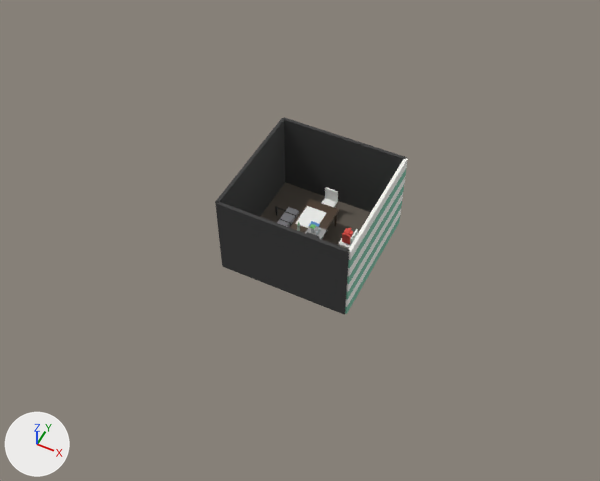
Two versions of the Blender file blend/scene0671_01.blend, one commit apart.
Before and after are seen from a camera (50 mm lens) standing at (7.25, -15.37, 19.12) and looking at (-0.04, -0.8, 0.9). Lighting does not change. The marker at lower left points along +X, +Y and +Z. The first picture is the older version.

The first picture shows 'Bench_Cushion', 'Book_Open', 'Chair_Front_Back', 'Chair_Front_Seat', 'Chair_Right_Back', 'Chair_Right_Seat', 'Floor', 'Papers_Stack', 'RedBag_Strap2', 'Table_Top', 'Wall_Back', 'Wall_Front', 'Wall_Left', 'Wall_Right_S0', 'Wall_Right_S1', 'Wall_Right_S2', 'Wall_Right_S3', 'Wall_Right_S4', 'Wall_Right_S5', 'Wall_Right_S6', 'Wall_Right_S7' and 1 more.
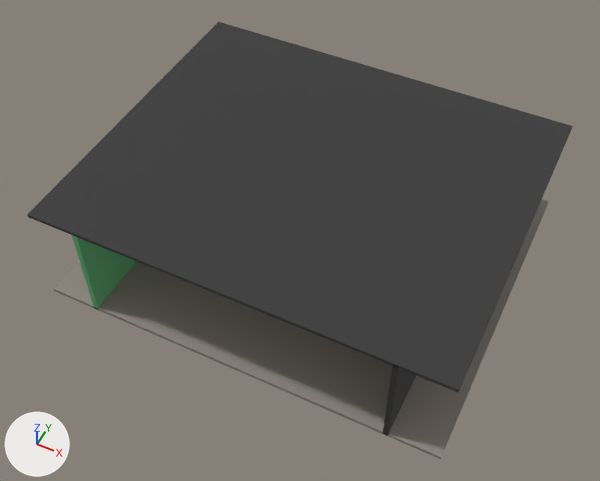
Where the newer file only moved an object's origin or applied its transform, the numbers keep the older frame.

The edits, one by one:
Material 'Floor' (mat_floor) changes colour from brown #615950 to grey #908981; in linear values from (0.12, 0.1, 0.08) to (0.28, 0.25, 0.22).
Material 'DarkWall' (mat_darkwall) is new.
Its base color is (0.04, 0.04, 0.04) (dark grey #383838).
Its roughness is 0.9.
Material 'GreenWall' (mat_greenwall) is new.
Its base color is (0.12, 0.45, 0.18) (green #61b376).
Its roughness is 0.9.
me_cube is used by ob_floor; location (0.0, 0.0, 0.0); scale (2.0, 2.0, 0.05).
me_cube had 8 vertices, 6 faces and spanned x -1.0..1.0, y -1.0..1.0, z -1.0..1.0.
me_cube now has 8 vertices, 6 faces and spans x -3.0..3.0, y -2.5..2.5, z -2.0..0.0.
me_cube part 1: the whole mesh is scaled about its middle by (3, 2.5, 1), then moved by (0.0, 0.0, -1.0).
Mesh me_cube_005_1 is new.
It is a box spanning x -6.0..6.0, y -5.0..5.0, z 3.05..3.15.
It uses material mat_darkwall (dark grey #383838).
Mesh me_cube_004_1 is new.
It is a box spanning x 4.43..4.57, y -5.0..5.0, z -0.1..3.1.
It uses material mat_darkwall (dark grey #383838).
Mesh me_cube_003_1 is new.
It is a box spanning x -4.57..-4.43, y -5.0..5.0, z -0.1..3.1.
It uses material mat_greenwall (green #61b376).
Object 'Wall_Back' (ob_wall_back) is deleted.
Object 'Wall_Front' (ob_wall_front) is deleted.
Object 'Wall_Left' (ob_wall_left) is deleted.
Object 'Wall_Right_S0' (ob_wall_right_s0) is deleted.
Object 'Wall_Right_S1' (ob_wall_right_s1) is deleted.
Object 'Wall_Right_S2' (ob_wall_right_s2) is deleted.
Object 'Wall_Right_S3' (ob_wall_right_s3) is deleted.
Object 'Wall_Right_S4' (ob_wall_right_s4) is deleted.
Object 'Wall_Right_S5' (ob_wall_right_s5) is deleted.
Object 'Wall_Right_S6' (ob_wall_right_s6) is deleted.
Object 'Wall_Right_S7' (ob_wall_right_s7) is deleted.
Object 'Papers_Stack' (ob_papers_stack) is deleted.
Object 'Book_Open' (ob_book_open) is deleted.
Object 'RedBag_Strap2' (ob_redbag_strap2) is deleted.
Object 'Table_Top' (ob_table_top) is deleted.
Object 'Chair_Front_Seat' (ob_chair_front_seat) is deleted.
Object 'Chair_Front_Back' (ob_chair_front_back) is deleted.
Object 'Chair_Right_Seat' (ob_chair_right_seat) is deleted.
Object 'Chair_Right_Back' (ob_chair_right_back) is deleted.
Object 'Bench_Cushion' (ob_bench_cushion) is deleted.
Object 'Ceiling' (ob_ceiling) is new; it shows me_cube_005_1.
Its location is (0.0, 0.0, 0.0).
Object 'RightWall' (ob_rightwall) is new; it shows me_cube_004_1.
Its location is (0.0, 0.0, 0.0).
Object 'LeftWall' (ob_leftwall) is new; it shows me_cube_003_1.
Its location is (0.0, 0.0, 0.0).

Pixel boxes [x1, y1, x2, y2] of what changed, in the pictures (600 x 481 px):
'Ceiling', added: after [27, 22, 573, 392]
'Floor', recoloured, rescaled: before [260, 182, 371, 249]; after [54, 199, 549, 459]
'Wall_Back', deleted: before [216, 201, 350, 314]
'Wall_Front', deleted: before [284, 117, 407, 212]
'Wall_Left', deleted: before [215, 118, 285, 260]
'LeftWall', added (green): after [72, 235, 136, 309]
'RightWall', added: after [383, 365, 416, 436]
'Wall_Right_S7', deleted: before [348, 158, 408, 260]
'Table_Top', deleted (brown): before [290, 199, 339, 233]
'Wall_Right_S6', deleted: before [348, 167, 407, 268]
'Wall_Right_S5', deleted: before [348, 177, 405, 276]
'Wall_Right_S4', deleted: before [347, 185, 404, 284]
'Wall_Right_S3', deleted: before [347, 193, 403, 292]
'Wall_Right_S2', deleted: before [346, 201, 402, 299]
'Wall_Right_S1', deleted: before [346, 209, 401, 307]
'Wall_Right_S0', deleted: before [345, 216, 400, 314]
'Papers_Stack', deleted: before [300, 206, 326, 224]
'Bench_Cushion', deleted: before [277, 207, 299, 227]
'Chair_Front_Back', deleted: before [325, 187, 338, 202]
'Book_Open', deleted: before [295, 217, 311, 228]
'Chair_Front_Seat', deleted: before [322, 198, 337, 207]
'RedBag_Strap2', deleted: before [342, 233, 351, 244]
'Chair_Right_Seat', deleted (mostly hidden): before [338, 238, 350, 249]
'Chair_Right_Back', deleted: before [350, 229, 358, 246]
